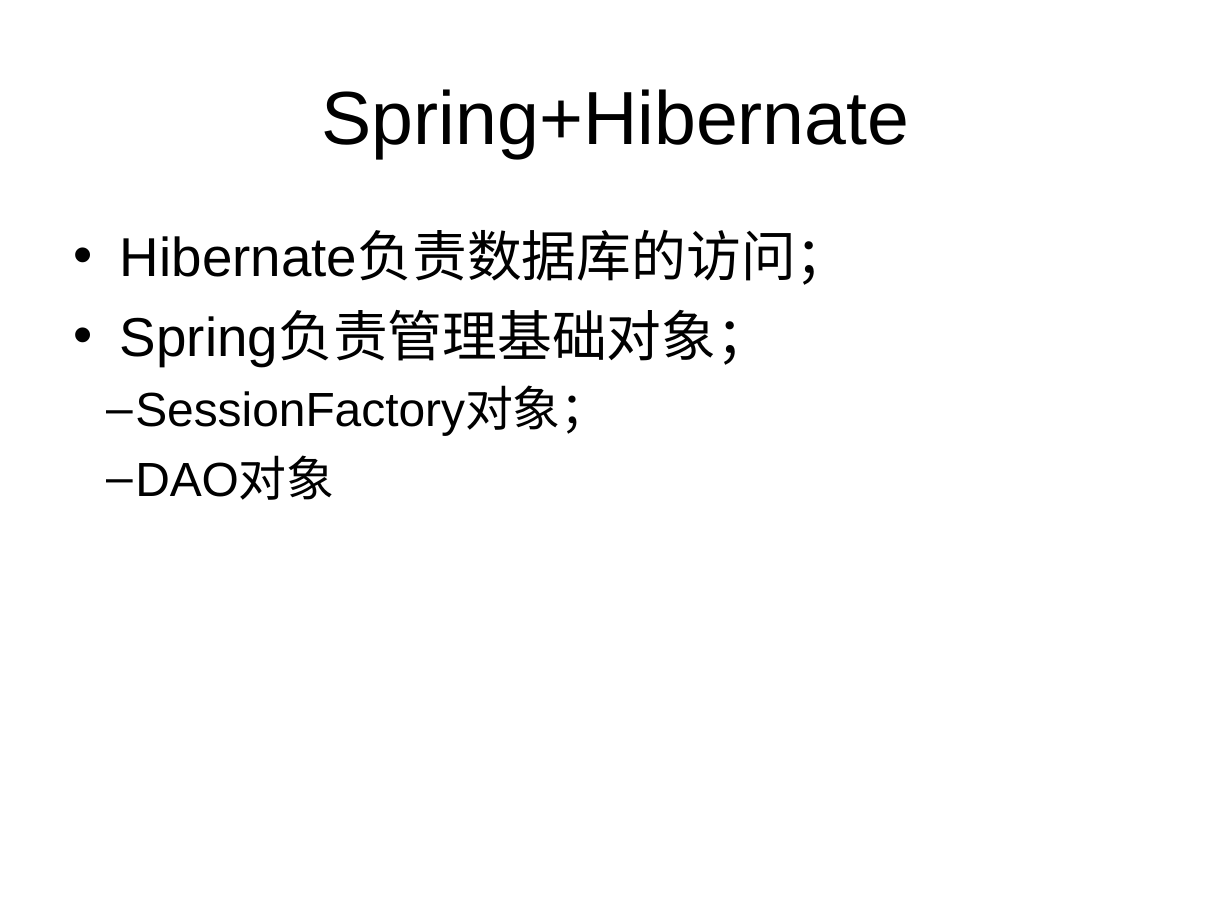
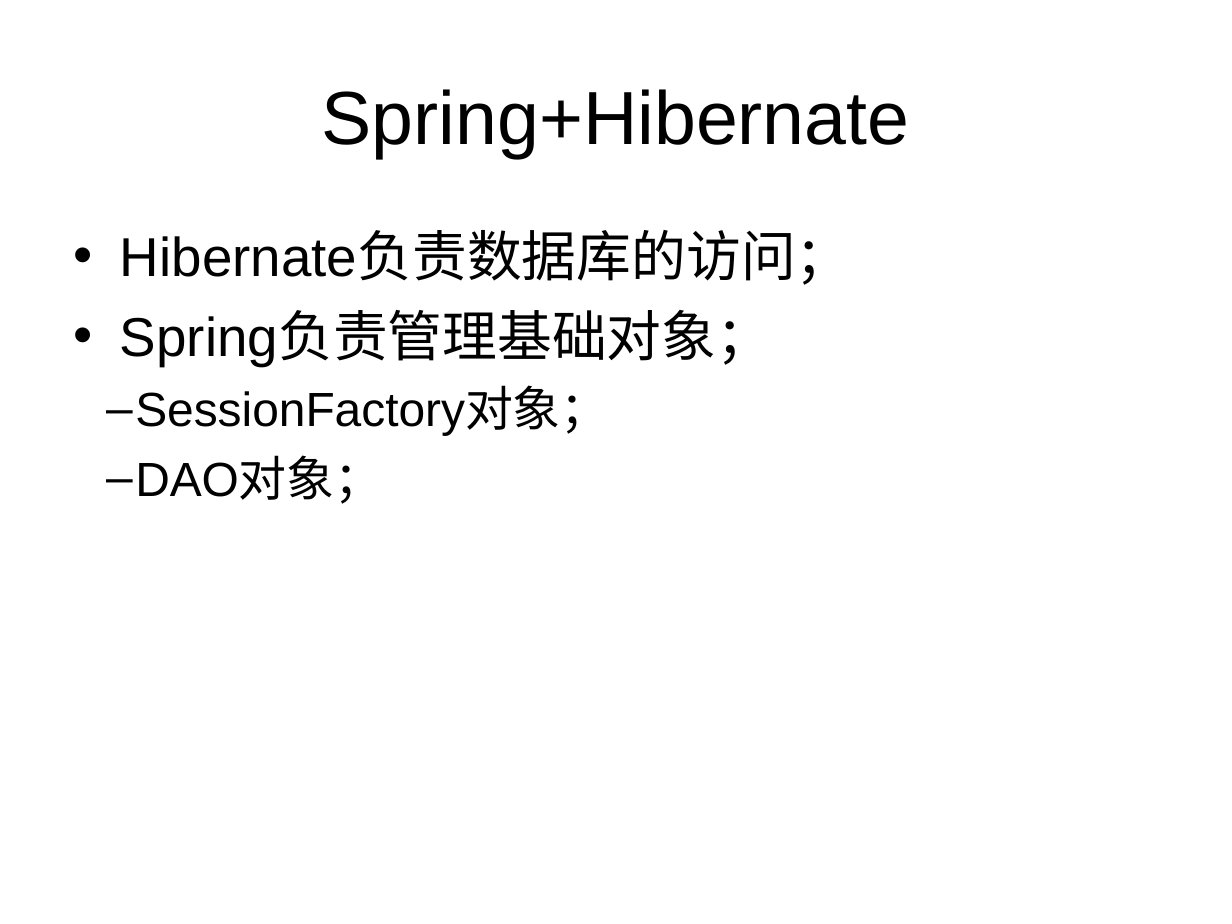
Before and after one commit to liangshanhero/sa, a slide deck: slide 3 of sa/文档/2019 软件体系结构（09）：Spring+Hibernate.ppt. Drawn at 1232x924 pixels with LibreOffice and Linux fonts; fonts in the diff are those of the drawing. Boxes give left, top, right and bottom in pixels: in the first picture for what was removed or moved away, otherwise in the second. Text is boxed around its words. In the diff, an @@ line names an element or a change of style, - is before the commit and + after.

```diff
--- a/sa/文档/2019 软件体系结构（09）：Spring+Hibernate.ppt
+++ b/sa/文档/2019 软件体系结构（09）：Spring+Hibernate.ppt
@@ text at (x1=135, y1=458, x2=382, y2=504): text changed @@
-  – DAO对象
+  – DAO对象；
```
Also in this commit, not shown: 1 other slide changed, 3 slides added, 9 other files.
